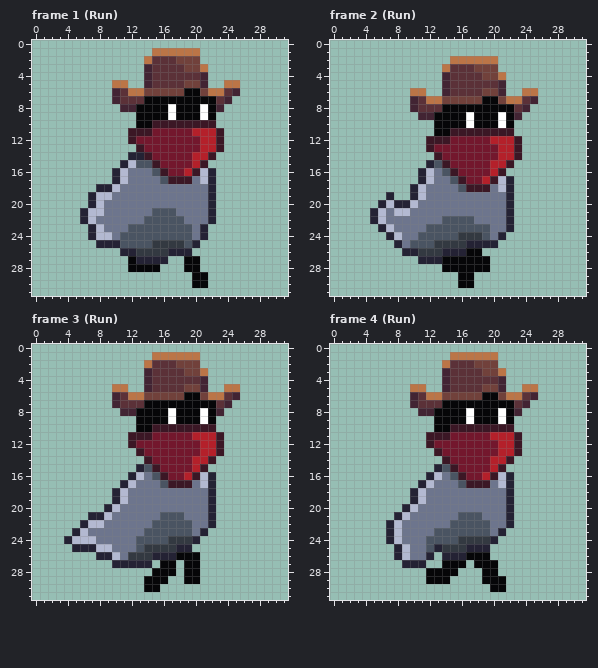
One commit to this pixel-art file: aseprite/player.aseprite. Above is the file before it was changed.
32x32 pixels, 17 frames. Shown: frame 1 (Run), frame 2 (Run), frame 3 (Run), frame 4 (Run). The commit also changed other frames, which this record leaves out.
After:
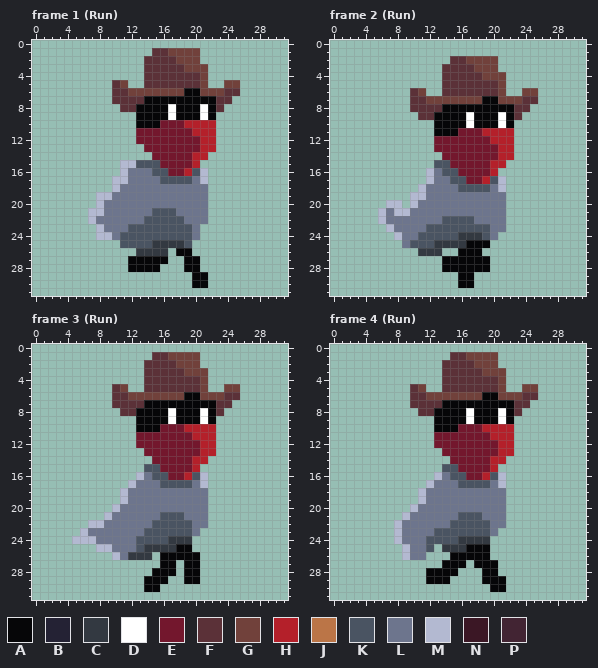
Palette (. is transparent): A #060608  B #242234  C #333941  D #ffffff  E #73172d  F #5b3138  G #71413b  H #b4202a  J #bb7547  K #4a5462  L #6d758d  M #b3b9d1  N #3b1725  P #422433
Difference:
layer "outline" now hidden
--- frame 1 (Run)
@@ x 0..31 @@
  0 ................................
- 1 ...............JJJJJJ...........
- 2 ..............JFFFGGG...........
- 3 ..............PFFFFGGJ..........
- 4 ..............PFFFFFFP..........
- 5 ..........JJ..PFFFFGGP..JJ......
- 6 ..........PFJJGGGGGAAGJJFP......
- 7 ..........PFFFAAAAAAAAAFP.......
- 8 ...........PPAAAADAAADAP........
+ 1 ...............FFGGGG...........
+ 2 ..............FFFFGGG...........
+ 3 ..............FFFFFGGG..........
+ 4 ..............FFFFFFFG..........
+ 5 ..........FG..FFFFFFFG..GG......
+ 6 ..........FFGGGGGGGAAGGGFF......
+ 7 ..........FFFFAAAAAAAAAFF.......
+ 8 ...........FFAAAADAAADAF........
  9 .............AAAADAAADA.........
-10 .............AANNNNNNNN.........
-11 ............NNNEEEEEHHHN........
-12 ............NEEEEEEEEHHN........
-13 .............NEEEEEEEHHN........
-14 ............BBNEEEEEHHN.........
-15 ...........BMKKNEEEEHN..........
-16 ..........BMLLLKNEEHNMB.........
-17 ..........BMLLLLKNNNLMB.........
-18 ........BBMLLLLLLLLLLLB.........
-19 .......BMMLLLLLLLLLLLLB.........
-20 .......BMLLLLLLLLLLLLLB.........
-21 ......BMMLLLLLLKKKLLLLB.........
-22 ......BMLLLLLLKKKKKLLLB.........
-23 .......BMLLLKKKKKKKKLB..........
-24 .......BMMLKKKKKKKKKLB..........
-25 ........BBBKKKKCCCCKB...........
-26 ...........BBCCCCBBB............
-27 ............ABBBB..AA...........
+10 .............AAAEEEHHHH.........
+11 .............EEEEEEEHHH.........
+12 .............EEEEEEEEHH.........
+13 ..............EEEEEEEHH.........
+14 ...............EEEEEHH..........
+15 ...........MMKKKEEEEH...........
+16 ...........MLLLKKEEHKM..........
+17 ..........MMLLLLKKKKLM..........
+18 ..........MLLLLLLLLLLL..........
+19 ........MMLLLLLLLLLLLL..........
+20 ........MLLLLLLLLLLLLL..........
+21 .......MMLLLLLLKKKLLLL..........
+22 .......MLLLLLLKKKKKLLL..........
+23 ........MLLLKKKKKKKKL...........
+24 ........MMLKKKKKKKKKL...........
+25 ...........KKKKCCCCK............
+26 .............CCCC.AA............
+27 ............AAAAA..AA...........
 28 ............AAAA...AA...........
--- frame 2 (Run)
@@ x 0..31 @@
  1 ................................
- 2 ...............JJJJJJ...........
- 3 ..............JFFFGGG...........
- 4 ..............PFFFFGGJ..........
- 5 ..............PFFFFFFP..........
- 6 ..........JJ..PFFFFGGP..JJ......
- 7 ..........PFJJGGGGGAAGJJFP......
- 8 ..........PFFFAAAAAAAAAFP.......
- 9 ...........PPAAAADAAADAP........
+ 2 ...............FFGGGG...........
+ 3 ..............FFFFGGG...........
+ 4 ..............FFFFFGGG..........
+ 5 ..............FFFFFFFG..........
+ 6 ..........FG..FFFFFFFG..GG......
+ 7 ..........FFGGGGGGGAAGGGFF......
+ 8 ..........FFFFAAAAAAAAAFF.......
+ 9 ...........FFAAAADAAADAF........
 10 .............AAAADAAADA.........
-11 .............AANNNNNNNN.........
-12 ............NNNEEEEEHHHN........
-13 ............NEEEEEEEEHHN........
-14 .............NEEEEEEEHHN........
-15 ............BKNEEEEEHHN.........
-16 ...........BMLKNEEEEHN..........
-17 ...........BMLLKNEEHNMB.........
-18 ..........BMLLLLKNNNLMB.........
-19 .......B..BMLLLLLLLLLLB.........
-20 ......BMBBMLLLLLLLLLLLB.........
-21 .....BMLMMLLLLLLLLLLLLB.........
-22 .....BMLLLLLLLKKKKLLLLB.........
-23 ......BMLLLLKKKKKKKKLLB.........
-24 .......BMLLKKKKKCCCKLB..........
-25 ........BLKKKCCCCBBBB...........
-26 .........BBCCCBBBAA.............
-27 ...........BBBAAAAAA............
+11 .............AAAEEEHHHH.........
+12 .............EEEEEEEHHH.........
+13 .............EEEEEEEEHH.........
+14 ..............EEEEEEEHH.........
+15 .............KKEEEEEHH..........
+16 ............MLKKEEEEH...........
+17 ............MLLKKEEHKM..........
+18 ...........MLLLLKKKKLM..........
+19 ..........MMLLLLLLLLLL..........
+20 .......MM.MLLLLLLLLLLL..........
+21 ......MLMMLLLLLLLLLLLL..........
+22 ......MLLLLLLLKKKKLLLL..........
+23 .......MLLLLKKKKKKKKLL..........
+24 ........MLLKKKKKCCCKL...........
+25 .........LKKKCCCCAAA............
+26 ...........CCC..AAA.............
+27 ..............AAAAAA............
 28 ..............AAAAAA............
--- frame 3 (Run)
@@ x 0..31 @@
  0 ................................
- 1 ...............JJJJJJ...........
- 2 ..............JFFFGGG...........
- 3 ..............PFFFFGGJ..........
- 4 ..............PFFFFFFP..........
- 5 ..........JJ..PFFFFGGP..JJ......
- 6 ..........PFJJGGGGGAAGJJFP......
- 7 ..........PFFFAAAAAAAAAFP.......
- 8 ...........PPAAAADAAADAP........
+ 1 ...............FFGGGG...........
+ 2 ..............FFFFGGG...........
+ 3 ..............FFFFFGGG..........
+ 4 ..............FFFFFFFG..........
+ 5 ..........FG..FFFFFFFG..GG......
+ 6 ..........FFGGGGGGGAAGGGFF......
+ 7 ..........FFFFAAAAAAAAAFF.......
+ 8 ...........FFAAAADAAADAF........
  9 .............AAAADAAADA.........
-10 .............AANNNNNNNN.........
-11 ............NNNEEEEEHHHN........
-12 ............NEEEEEEEEHHN........
-13 .............NEEEEEEEHHN........
-14 ..............NEEEEEHHN.........
-15 .............BKNEEEEHN..........
-16 ............BMLKNEEHNMB.........
-17 ...........BMLLLKNNNLMB.........
-18 ..........BMLLLLLLLLLLB.........
-19 ..........BMLLLLLLLLLLB.........
-20 .........BMLLLLLLLLLLLB.........
-21 .......BBMLLLLLLKKKLLLB.........
-22 ......BMMLLLLLLKKKKKLLB.........
-23 .....BMLLLLLLLKKKKKKLB..........
-24 ....BMMMLLLLLKKKKCCCB...........
-25 .....BBBMMLLLKCCCCBB............
-26 ........BBMLCCCBBBAAA...........
-27 ..........BBBBB.AA.AA...........
+10 .............AAAEEEHHHH.........
+11 .............EEEEEEEHHH.........
+12 .............EEEEEEEEHH.........
+13 ..............EEEEEEEHH.........
+14 ...............EEEEEHH..........
+15 ..............KKEEEEH...........
+16 .............MLKKEEHKM..........
+17 ............MLLLKKKKLM..........
+18 ...........MLLLLLLLLLL..........
+19 ...........MLLLLLLLLLL..........
+20 ..........MLLLLLLLLLLL..........
+21 .........MLLLLLLKKKLLL..........
+22 .......MMLLLLLLKKKKKLL..........
+23 ......MLLLLLLLKKKKKKL...........
+24 .....MMMLLLLLKKKKCCC............
+25 ........MMLLLKCCCCAA............
+26 ..........MLCCC.AAAAA...........
+27 ................AA.AA...........
 28 ...............AAA.AA...........
--- frame 4 (Run)
@@ x 0..31 @@
  0 ................................
- 1 ...............JJJJJJ...........
- 2 ..............JFFFGGG...........
- 3 ..............PFFFFGGJ..........
- 4 ..............PFFFFFFP..........
- 5 ..........JJ..PFFFFGGP..JJ......
- 6 ..........PFJJGGGGGAAGJJFP......
- 7 ..........PFFFAAAAAAAAAFP.......
- 8 ...........PPAAAADAAADAP........
+ 1 ...............FFGGGG...........
+ 2 ..............FFFFGGG...........
+ 3 ..............FFFFFGGG..........
+ 4 ..............FFFFFFFG..........
+ 5 ..........FG..FFFFFFFG..GG......
+ 6 ..........FFGGGGGGGAAGGGFF......
+ 7 ..........FFFFAAAAAAAAAFF.......
+ 8 ...........FFAAAADAAADAF........
  9 .............AAAADAAADA.........
-10 .............AANNNNNNNN.........
-11 ............NNNEEEEEHHHN........
-12 ............NEEEEEEEEHHN........
-13 .............NEEEEEEEHHN........
-14 ..............NEEEEEHHN.........
-15 .............BKNEEEEHN..........
-16 ............BMLKNEEHNMB.........
-17 ...........BMLLLKNNNLMB.........
-18 ..........BMLLLLLLLLLLB.........
-19 ..........BMLLLLLLLLLLB.........
-20 .........BMLLLLLLLLLLLB.........
-21 ........BMLLLLLLKKKLLLB.........
-22 .......BMLLLLLLKKKKKLLB.........
-23 .......BMLLLLKKKKKKKLB..........
-24 .......BMLLLKKKKCCCCB...........
-25 ........BMLLKBCCCBBB............
-26 ........BMLLB.BBBAAA............
-27 .........BBB..AAA.AAA...........
+10 .............AAAEEEHHHH.........
+11 .............EEEEEEEHHH.........
+12 .............EEEEEEEEHH.........
+13 ..............EEEEEEEHH.........
+14 ...............EEEEEHH..........
+15 ..............KKEEEEH...........
+16 .............MLKKEEHKM..........
+17 ............MLLLKKKKLM..........
+18 ...........MLLLLLLLLLL..........
+19 ...........MLLLLLLLLLL..........
+20 ..........MLLLLLLLLLLL..........
+21 .........MLLLLLLKKKLLL..........
+22 ........MLLLLLLKKKKKLL..........
+23 ........MLLLLKKKKKKKL...........
+24 ........MLLLKKKKCCCC............
+25 .........MLLK.CCCAAA............
+26 .........MLL...AAAAA............
+27 ..............AAA.AAA...........
 28 ............AAAA...AA...........
